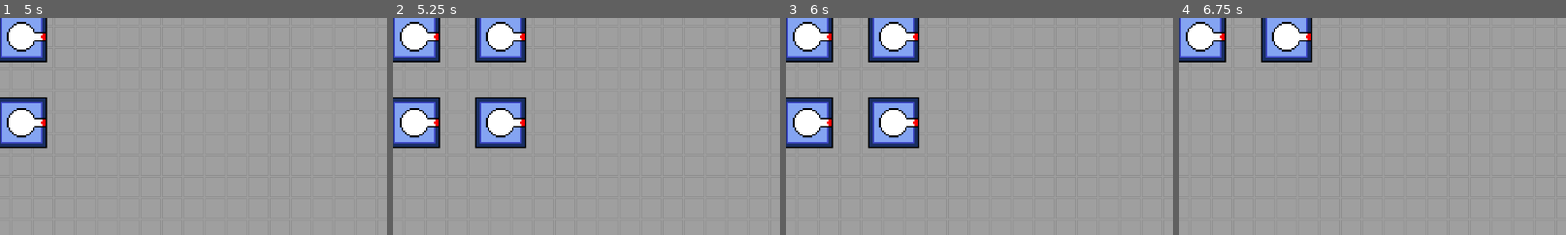
Above: before the commit, frames 1-4 (left to right).
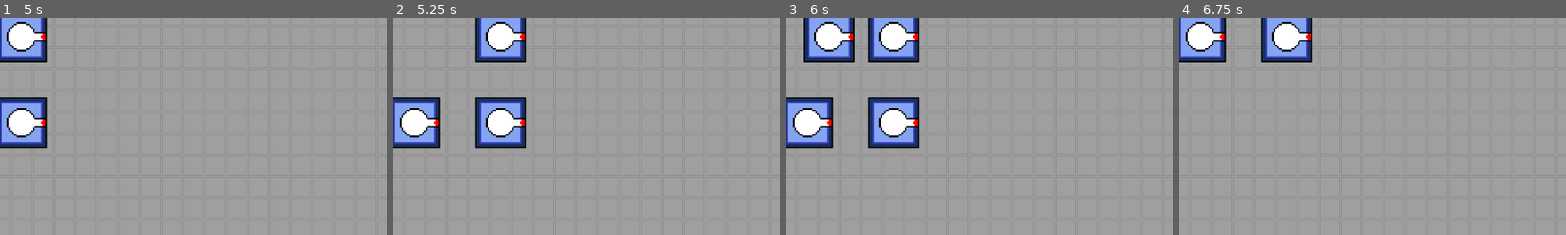
Above: after the commit, the same moments.

Repository: dwlee0802/BusinessTD
Game: Godot game, scene res://Scenes/game.tscn
Same seed, same stepped clock (60 frames per second), same inputs: the game is played once before the commit and once after it.
Inputs (mouse positions are % of the whole screen's width and height, from its top left):
- Up to frame 1 (5 s): click "Build" at 0.5 s; tap Enter at 1.25, 3.5 s; move the mouse to (3, 4) at 1.27 s; hold D 1.28-2 s; click (3, 4) at 1.42 s; click "Turret" at 2 s; tap Space at 2.75, 4.25 s; move the mouse to (3, 4) at 2.77 s; hold S 2.78-3.53 s; click (3, 4) at 2.92 s; hold D 3.53-4.28 s; click (3, 4) at 3.67 s; hold W from 4.28 s (still down); click (3, 4) at 4.42 s
- Up to frame 2 (5.25 s): tap Enter at 5 s; release W at 5.03 s; hold A from 5.03 s (still down); click (3, 4) at 5.17 s
- Up to frame 3 (6 s): keep holding A; tap Space at 5.75 s; move the mouse to (6, 4) at 5.77 s; click (6, 4) at 5.92 s
- Up to frame 4 (6.75 s): move the mouse to (8, 4) at 6.52 s; release A at 6.53 s; hold S from 6.53 s (still down); click (8, 4) at 6.67 s
The pictures show only the part of the screen within x 0-50%, y 0-50%; the shares and areas given below are measured in that part.

Frame 1 is identical in both runs. In frame 2, 2.5% of the frame differs, in the area x 0-13%, y 0-21%; in frame 3, 3.1%, in the area x 0-18%, y 0-21%; in frame 4, nothing differs.
Error after the commit: Invalid access to property or key 'col' on a base object of type 'RigidBody2D'. (res://Scenes/game.gd:87)

Commit message:
Added colliders to turrets. Need to set them to appropriate layers so they aren't detected by tile clicking.

Diff:
--- a/Scenes/turret.tscn
+++ b/Scenes/turret.tscn
@@ -1,7 +1,13 @@
-[gd_scene load_steps=3 format=3 uid="uid://co0iu8csjmd8h"]
+[gd_scene load_steps=5 format=3 uid="uid://co0iu8csjmd8h"]
 
 [ext_resource type="Texture2D" uid="uid://32wyhra1lphd" path="res://Art/turret_body.png" id="1_o0ic3"]
 [ext_resource type="Texture2D" uid="uid://eyhoq0erlceq" path="res://Art/turret_barrel.png" id="2_d7vnd"]
+
+[sub_resource type="CircleShape2D" id="CircleShape2D_wqdj8"]
+radius = 215.0
+
+[sub_resource type="RectangleShape2D" id="RectangleShape2D_spy6n"]
+size = Vector2(31.6667, 31.6667)
 
 [node name="Turret" type="Node2D"]
 z_index = 10
@@ -14,3 +20,19 @@
 [node name="TurretBarrelSprite" type="Sprite2D" parent="."]
 texture_filter = 1
 texture = ExtResource("2_d7vnd")
+
+[node name="AttackRange" type="RigidBody2D" parent="."]
+mass = 0.01
+freeze = true
+
+[node name="AttackRangeCollider" type="CollisionShape2D" parent="AttackRange"]
+shape = SubResource("CircleShape2D_wqdj8")
+
+[node name="Body" type="RigidBody2D" parent="."]
+mass = 0.01
+freeze = true
+
+[node name="CollisionShape2D" type="CollisionShape2D" parent="Body"]
+position = Vector2(-3.97364e-07, -3.97364e-07)
+shape = SubResource("RectangleShape2D_spy6n")
+debug_color = Color(0.984314, 0, 0.356863, 0.419608)
